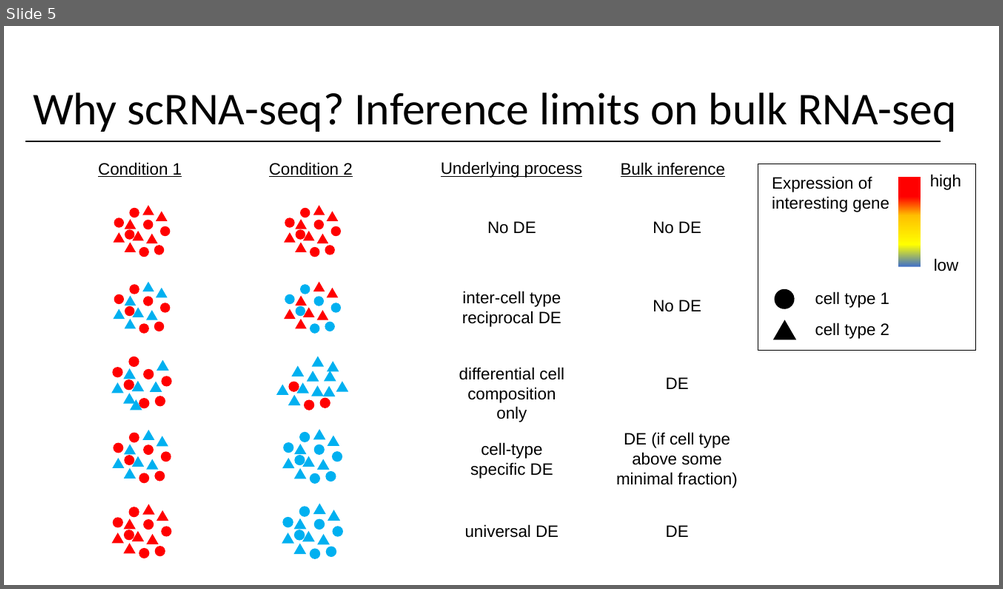
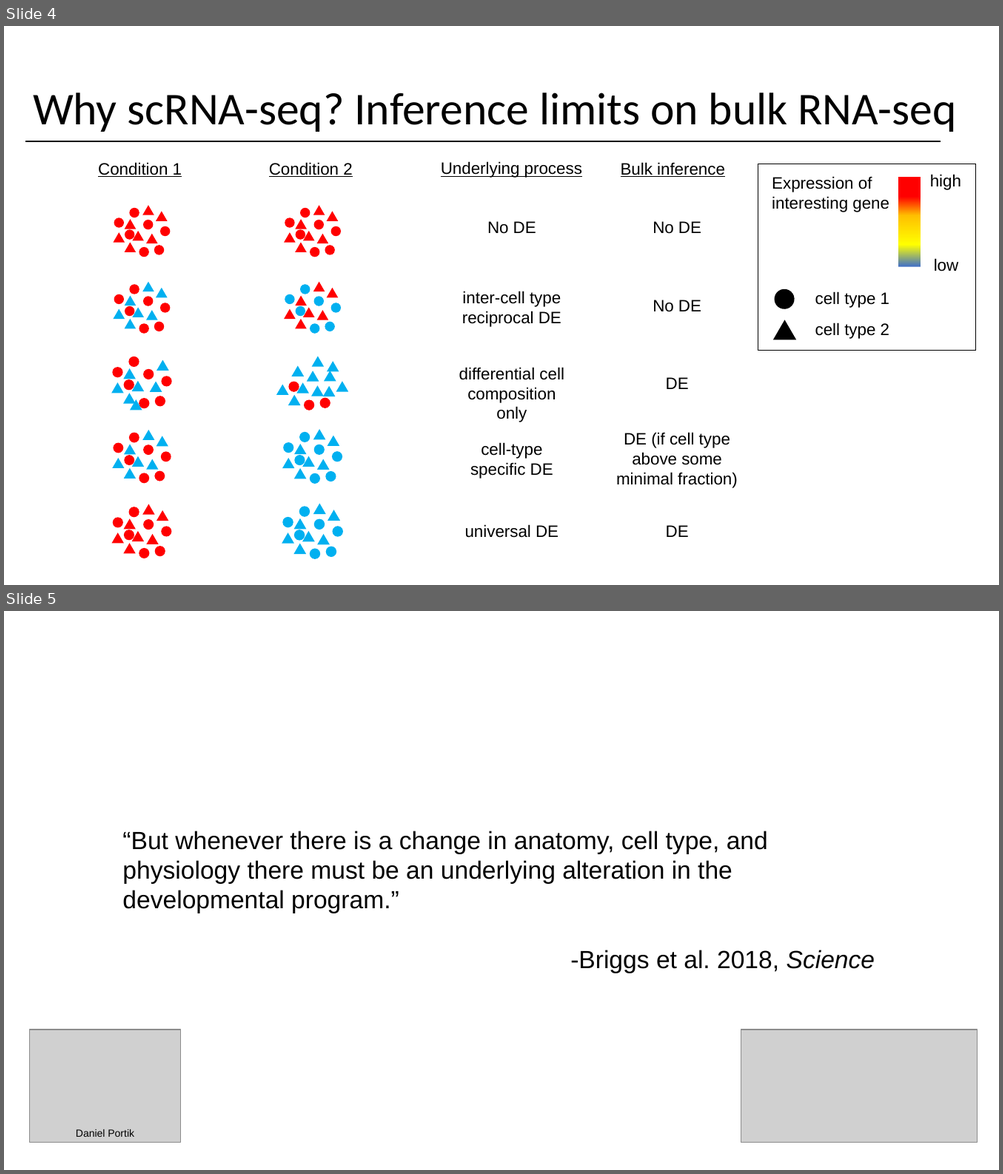
Before and after one commit to yasinkaymaz/singleCellRNAseq_workshop, a slide deck: IntroToscRNASeq_Background.pptx. Shown one above the other, each under a label of ours: slide 5 before the commit, slides 4 and 5 after it. The pictures are 1003x589 and 1003x1174 pixels, drawn with LibreOffice and Linux fonts; fonts in the diff are those of the drawing; grey boxes stand for pictures. Boxes give left, top, right and bottom in pixels: in the first picture for what was removed or moved away, otherwise in the second. Text is boxed around its words. In the diff, an @@ line names an element or a change of style, - is before the commit and + after.

```diff
--- a/IntroToscRNASeq_Background.pptx
+++ b/IntroToscRNASeq_Background.pptx
@@ slide 5 added at [4,611,999,1170], background #FFFFFF @@
@@ text added at [122,831,874,974], 24 pt, text #000000 @@
+“But whenever there is a change in anatomy, cell type, and physiology there must be an underlying alteration in the developmental program.”
+-Briggs et al. 2018, Science
@@ picture added at [29,1030,180,1142] @@
@@ picture added at [740,1030,977,1142] @@
@@ text added at [76,1130,134,1137], 10 pt, text #000000 @@
+Daniel Portik
@@ what was slide 5 is now slide 4 @@
```
Also in this commit, not shown: 6 slides changed, 7 other slides added, 1 slide removed.
